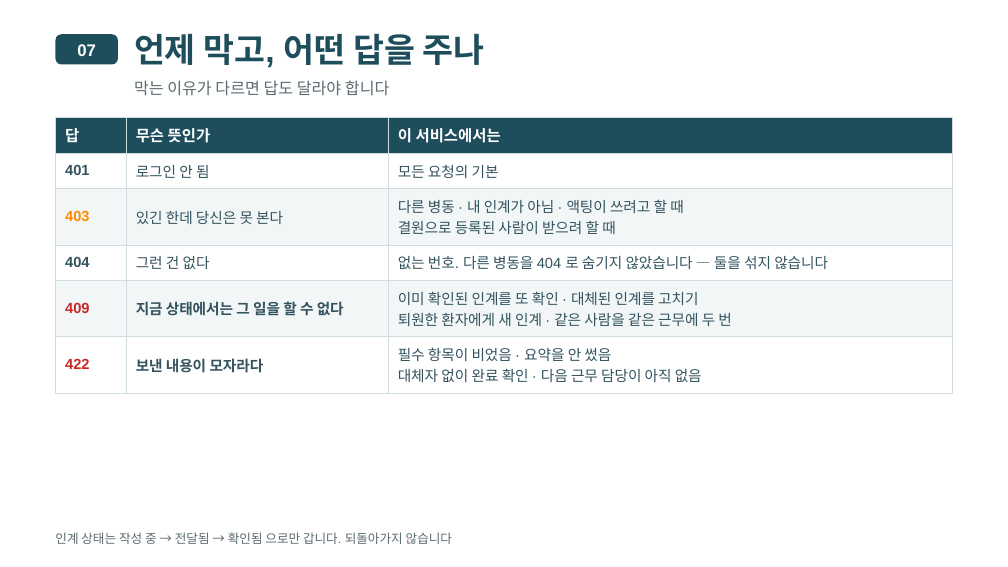
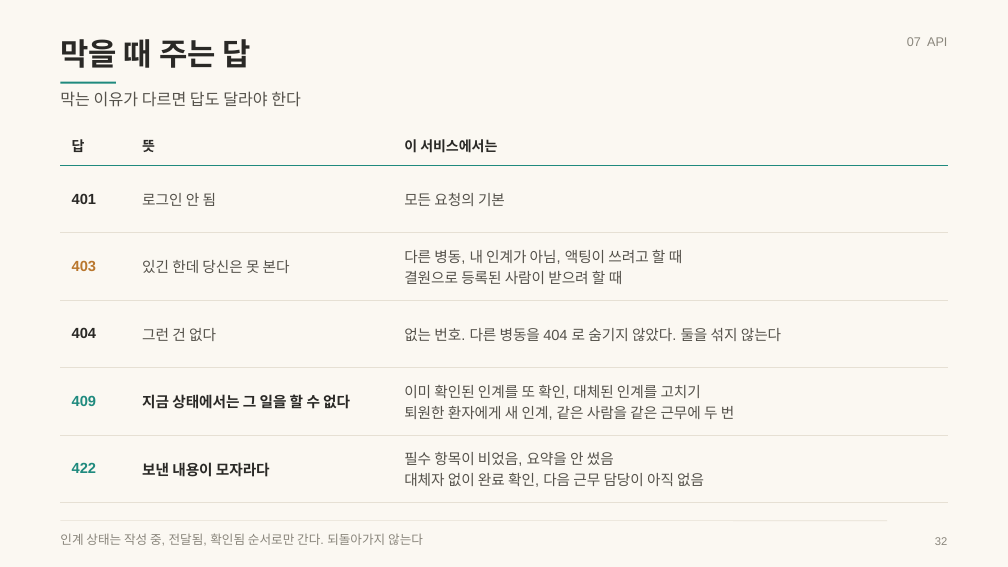
Before and after one commit to wodnjs2020136144/skala-webservice-mini, a slide deck: slide 32 of deliverables/10반_황재원_너와나의인계고리-개요.pptx. Drawn at 1008x567 pixels with LibreOffice and Linux fonts; fonts in the diff are those of the drawing. Boxes give left, top, right and bottom in pixels: in the first picture for what was removed or moved away, otherwise in the second. Text is boxed around its words. In the diff, an @@ line names an element or a change of style, - is before the commit and + after.

```diff
--- a/deliverables/10반_황재원_너와나의인계고리-개요.pptx
+++ b/deliverables/10반_황재원_너와나의인계고리-개요.pptx
@@ background #FFFFFF to #FBF8F2 @@
@@ rounded rectangle removed at <box>55,34,118,65</box> @@
@@ text at <box>60,39,251,68</box>: text changed; size 24 to 22 pt; text colour #1E4D5C to #2A2926 @@
-언제 막고, 어떤 답을 주나
+막을 때 주는 답
@@ text at <box>907,37,947,46</box>: text changed; size 12 to 9 pt; text colour #FFFFFF to #8A867C; bold off @@
-07
+07 API
@@ line added from (60, 83) to (116, 83), #1F8A7E 1.5 pt @@
@@ text at <box>60,91,301,107</box>: text changed; text colour #5B6B70 to #55524B @@
-막는 이유가 다르면 답도 달라야 합니다
+막는 이유가 다르면 답도 달라야 한다
@@ table at <box>60,125,948,491</box> @@
-row 1, column 2: 무슨 뜻인가
+row 1, column 2: 뜻
-row 3, column 3: 다른 병동 · 내 인계가 아님 · 액팅이 쓰려고 할 때 / 결원으로 등록된 사람이 받으려 할 때
+row 3, column 3: 다른 병동, 내 인계가 아님, 액팅이 쓰려고 할 때 / 결원으로 등록된 사람이 받으려 할 때
-row 4, column 3: 없는 번호. 다른 병동을 404 로 숨기지 않았습니다 — 둘을 섞지 않습니다
+row 4, column 3: 없는 번호. 다른 병동을 404 로 숨기지 않았다. 둘을 섞지 않는다
-row 5, column 3: 이미 확인된 인계를 또 확인 · 대체된 인계를 고치기 / 퇴원한 환자에게 새 인계 · 같은 사람을 같은 근무에 두 번
+row 5, column 3: 이미 확인된 인계를 또 확인, 대체된 인계를 고치기 / 퇴원한 환자에게 새 인계, 같은 사람을 같은 근무에 두 번
-row 6, column 3: 필수 항목이 비었음 · 요약을 안 썼음 / 대체자 없이 완료 확인 · 다음 근무 담당이 아직 없음
+row 6, column 3: 필수 항목이 비었음, 요약을 안 썼음 / 대체자 없이 완료 확인, 다음 근무 담당이 아직 없음
@@ fill #1E4D5C to none in row 1 @@
@@ fill #FFFFFF to none in 9 cells @@
@@ fill #F2F6F7 to none in 6 cells @@
@@ size 11 to 10 pt, text colour #FFFFFF to #2A2926 in "답", "이 서비스에서는" @@
@@ text colour #33535E to #2A2926 in "401", "404", "지금 상태에서는 그 일을 할 수 없다", "보낸 내용이 모자라다" @@
@@ text colour #33535E to #55524B in "로그인 안 됨", "모든 요청의 기본", "있긴 한데 당신은 못 본다", "그런 건 없다" @@
@@ text colour #FB8C00 to #B9772E in "403" @@
@@ text colour #C62828 to #1F8A7E in "409", "422" @@
@@ borders changed @@
@@ table: place and size @@
-table at <box>55,117,953,386</box>
+table at <box>60,125,948,491</box>
@@ text at <box>60,533,423,545</box>: text changed; text colour #5B6B70 to #8A867C @@
-인계 상태는 작성 중 → 전달됨 → 확인됨 으로만 갑니다. 되돌아가지 않습니다
+인계 상태는 작성 중, 전달됨, 확인됨 순서로만 간다. 되돌아가지 않는다
@@ line added from (60, 521) to (887, 521), #E6E0D4 0.5 pt @@
@@ text added at <box>935,537,947,545</box>, 8 pt, text #8A867C @@
+32
```
Also in this commit, not shown: 35 other slides changed, 6 other files.
